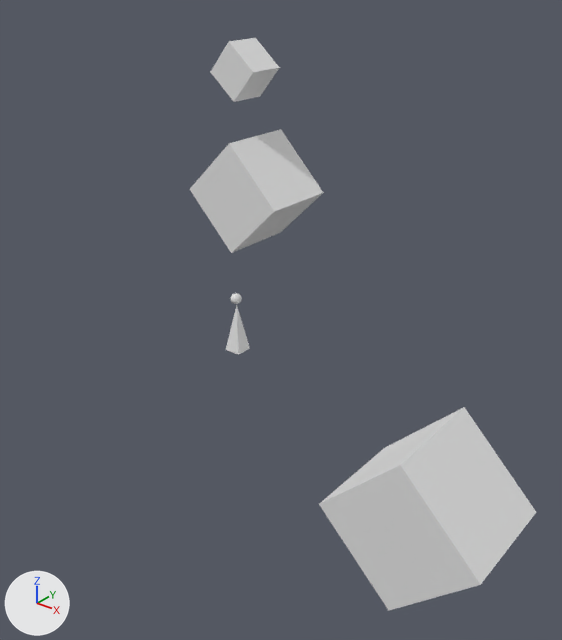
One commit to the Blender file assets/work.blend: the scene before it, then after it.
Before and after are seen from a 50 mm camera at (8.39, -9.24, 6.73) aimed at (0.88, 0.15, 0.91). Every picture has the same lights, and +X, +Y and +Z are marked at lower left.
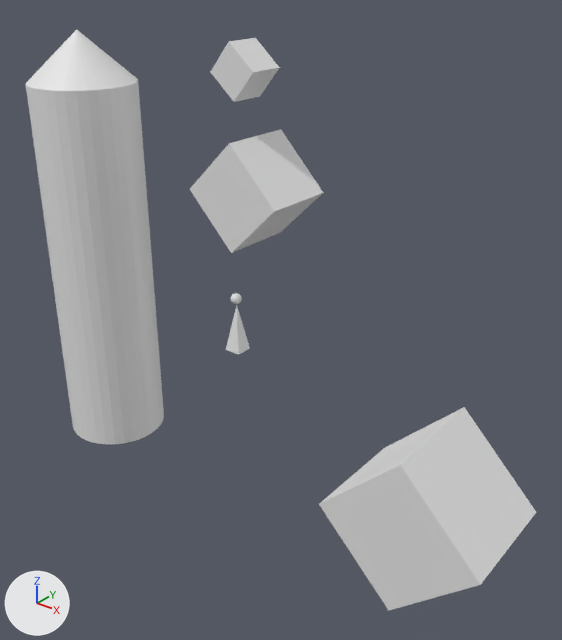
The change, as a list of edits to the scene's bpy script:
```text
Add me_cylinder:
    me_cylinder.from_pydata(...)  # 8193 vertices, 8193 faces; spans x -1.0..1.0, y -1.0..1.0, z -1.0..1.11
Add ob_cylinder:
    ob_cylinder = bpy.data.objects.new('Cylinder', me_cylinder)
    ob_cylinder.location = (-3.62, -0.01, 1.05)
    ob_cylinder.scale = (1.0, 1.0, 3.88)
```

Changed parts and their boxes [x1, y1, x2, y2] in the pictures (562 x 640 px):
'Cylinder', added: after [26, 29, 164, 444]
